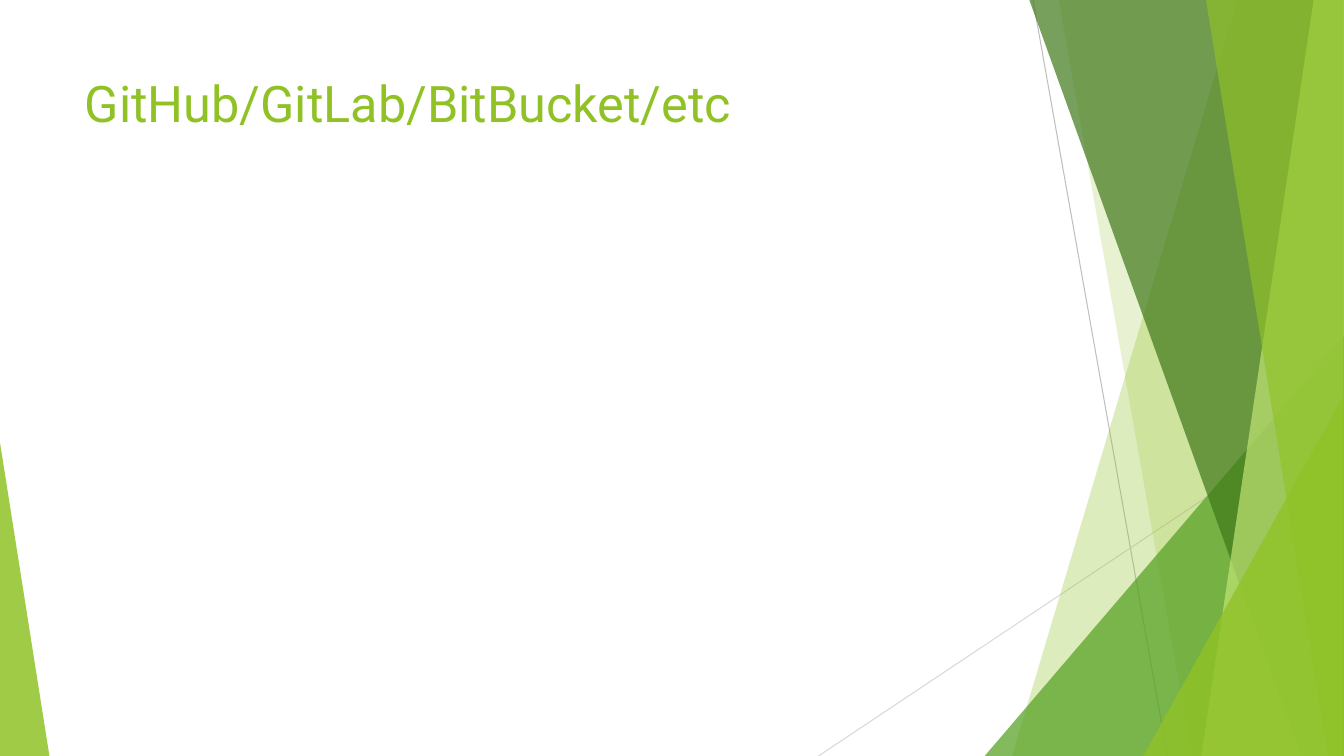
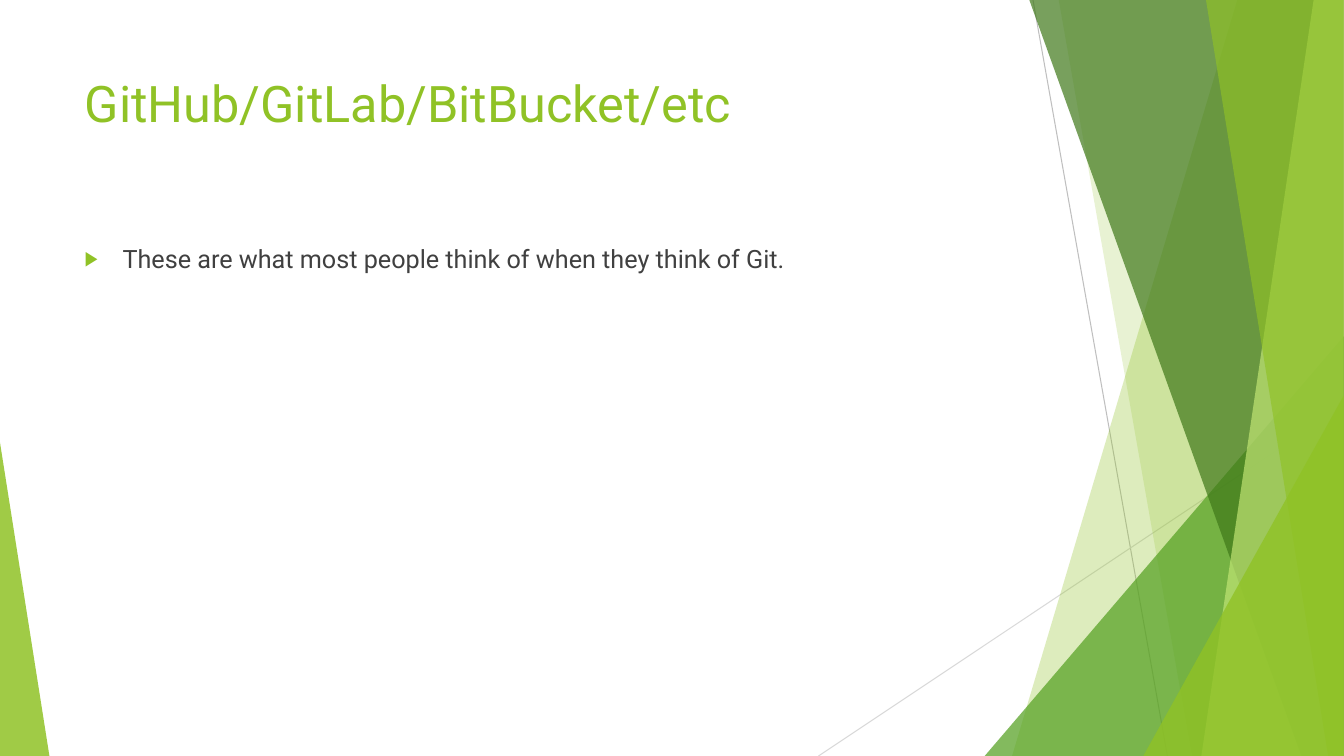
Before and after one commit to sethkaz/git-presentation, a slide deck: slide 11 of Git and LV.pptx. Drawn at 1344x756 pixels with LibreOffice and Linux fonts; fonts in the diff are those of the drawing. Boxes give left, top, right and bottom in pixels: in the first picture for what was removed or moved away, otherwise in the second. Text is boxed around its words. In the diff, an @@ line names an element or a change of style, - is before the commit and + after.

```diff
--- a/Git and LV.pptx
+++ b/Git and LV.pptx
@@ text added at <box>123,249,784,274</box>, 18 pt, text #404040 @@
+▶ These are what most people think of when they think of Git.
```
Also in this commit, not shown: 5 other slides changed.
